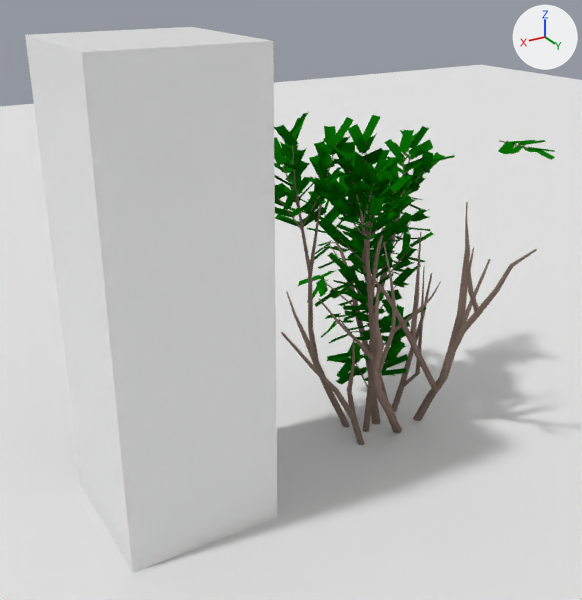
A saved change to the Blender file props/Plants.blend.
Both versions are drawn from a 50 mm lens placed at (2.08, 2.59, 2.08), pointed at (0.43, -0.15, 0.71). The lights are fixed; the arrows at upper right show +X, +Y and +Z.
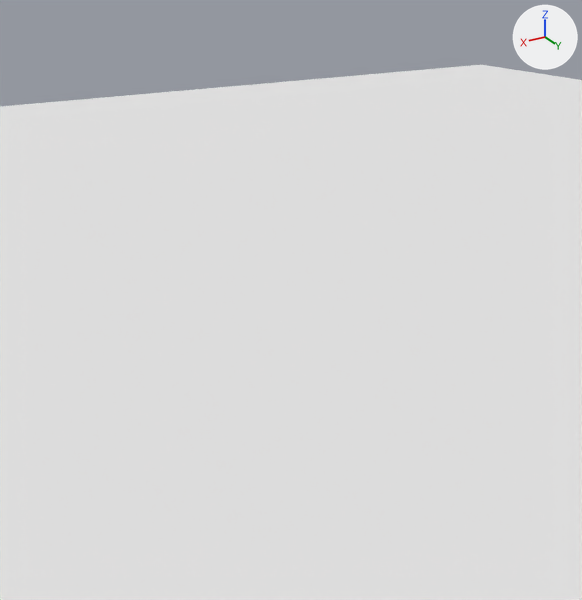
What differs and where, as boxes [x1, y1, x2, y2] in the pictures (582 x 600 px):
'Cube', hidden
    before: [25, 27, 277, 573]
'Plane.001', deleted (green)
    before: [274, 112, 555, 387]
    faces in mat_bush1_leaves (its picture is missing): [274, 112, 555, 384]
    faces in mat_branch (brown #816f64): [278, 140, 529, 387]
'Bush1 Branches', hidden (brown)
    before: [281, 171, 537, 445]
part 1 of me_cylinder_002, deleted (brown)
    before: [286, 186, 350, 427]
part 2 of me_cylinder_002, deleted
    before: [361, 195, 380, 424]
part 3 of me_cylinder_002, deleted
    before: [375, 171, 408, 304]
part 4 of me_cylinder_002, deleted
    before: [335, 241, 369, 372]

Patch to the scene script:
```diff
--- a/props/Plants.blend.py
+++ b/props/Plants.blend.py
@@ me_cylinder_002 @@
 me_cylinder_002.from_pydata(...)  # 1344 vertices, 1205 faces; spans x -0.473..0.529, y -0.547..0.526, z -0.034..1.181
 # used by ob_bush1_branches; location = (0.0, 0.0, 0.0)
+# me_cylinder_002 part 1: the loose piece of 120 vertices spanning x 0.119..0.359, y -0.365..-0.099, z -0.021..1.181 is deleted
+# me_cylinder_002 part 2: the loose piece of 108 vertices spanning x -0.068..0.025, y -0.239..-0.049, z -0.002..1.133 is deleted
+# me_cylinder_002 part 3: the loose piece of 72 vertices spanning x -0.391..-0.034, y -0.418..-0.18, z 0.479..1.144 is deleted
+# me_cylinder_002 part 4: the loose piece of 72 vertices spanning x -0.049..-0.002, y -0.547..-0.126, z 0.178..0.844 is deleted
 me_cylinder_002.materials.append(mat_branch)
@@ ob_cube @@
 ob_cube.location = (1.073, 0.0, 0.914)
+ob_cube.hide_render = True
@@ ob_bush1_branches @@
 ob_bush1_branches.location = (0.0, 0.0, 0.0)
+ob_bush1_branches.hide_render = True
@@ ob_plane_001 @@
-ob_plane_001 = bpy.data.objects.new('Plane.001', me_plane_006)
-ob_plane_001.location = (0.0, 0.0, 0.0)
```
